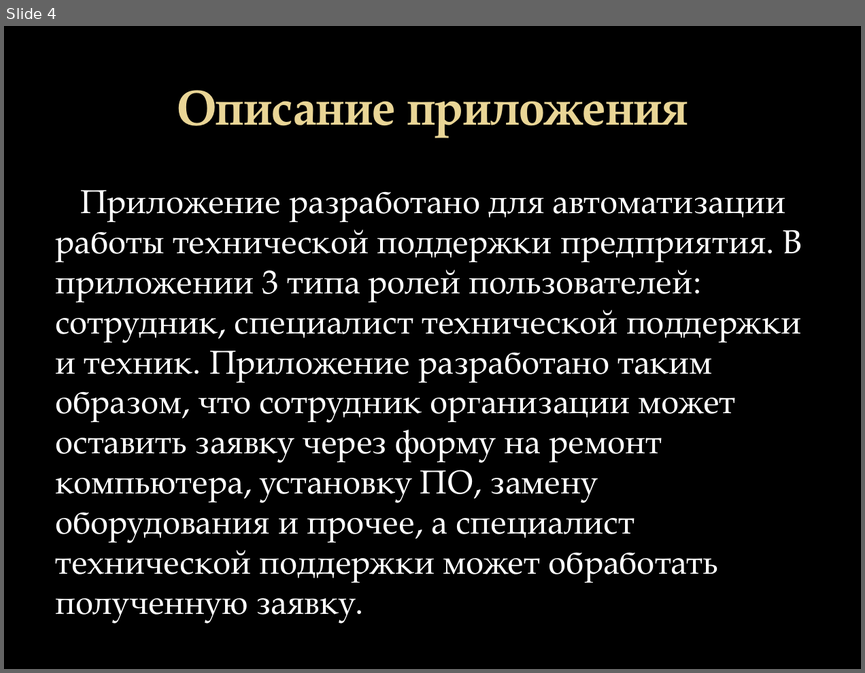
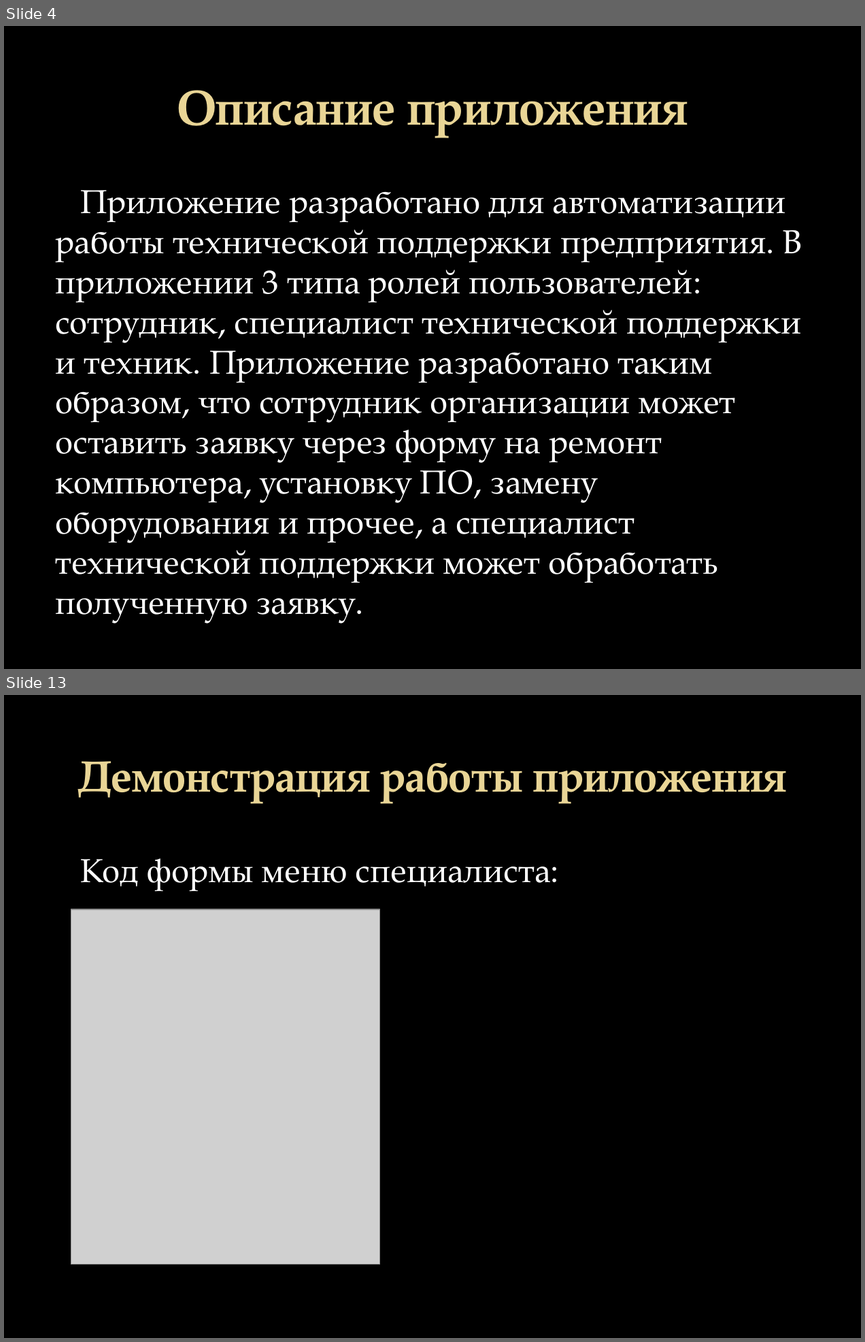
Before and after one commit to Krak12/Abilympics3.0, a slide deck: Abilympics3.0.pptx. Shown one above the other, each under a label of ours: slide 4 before the commit, slides 4 and 13 after it; the slides between them are not shown. The pictures are 865x673 and 865x1342 pixels, drawn with LibreOffice and Linux fonts; fonts in the diff are those of the drawing; grey boxes stand for pictures; background and template pictures are left out. Boxes give left, top, right and bottom in pixels: in the first picture for what was removed or moved away, otherwise in the second. Text is boxed around its words. In the diff, an @@ line names an element or a change of style, - is before the commit and + after.

```diff
--- a/Abilympics3.0.pptx
+++ b/Abilympics3.0.pptx
@@ slide 13 added at box(4, 695, 861, 1338), background picture (left out) @@
@@ title added at box(78, 761, 786, 803), 36.9 pt, text gradient #EAD696 to #E7D081, bold @@
+Демонстрация работы приложения
@@ text added at box(80, 858, 551, 890), 28 pt, text #FFFFFF @@
+Код формы меню специалиста:
@@ picture added at box(71, 909, 380, 1264) @@
```
Also in this commit, not shown: 12 other slides added, 13 slides removed, 5 other files.
